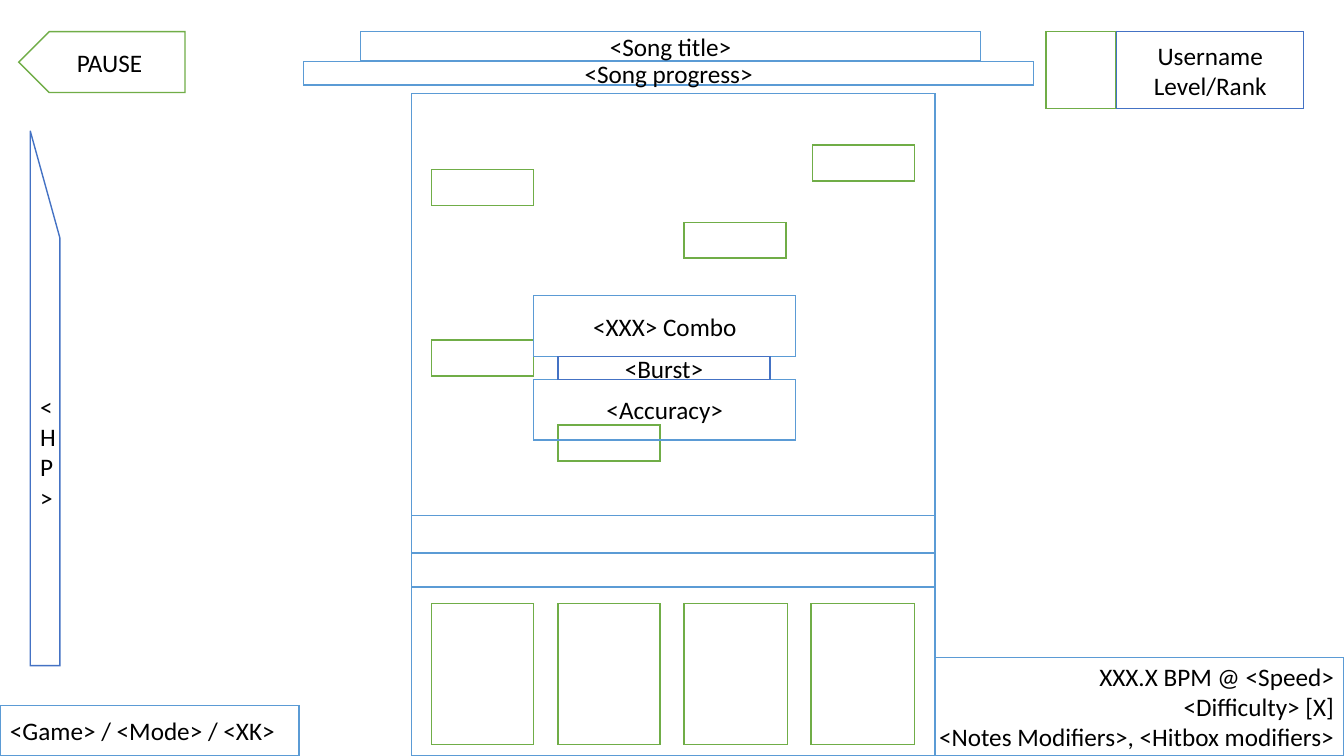
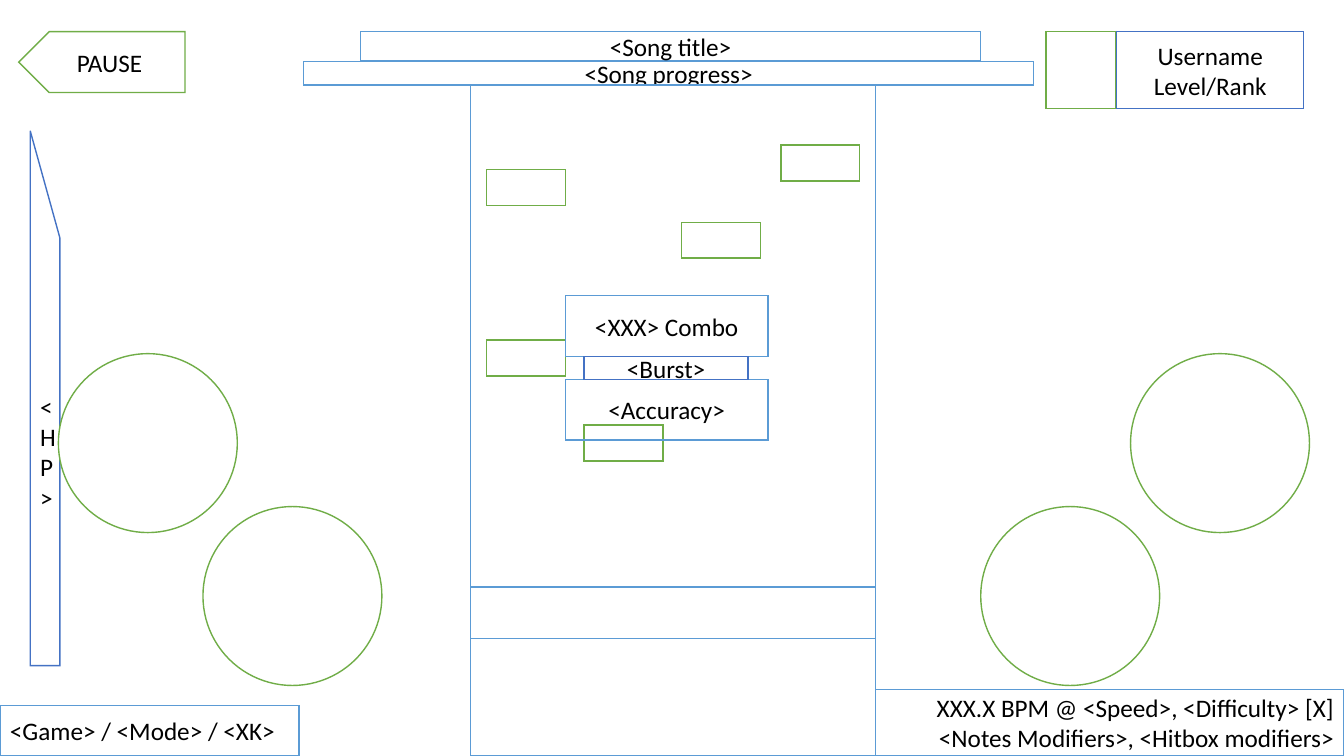
Before and after one commit to OliverMontor/beats2, a slide deck: slide 10 of beats2/Docs/Beats2 - Design Spec.pptx (slide 14 before the commit). Drawn at 1344x756 pixels with LibreOffice and Linux fonts; fonts in the diff are those of the drawing. Boxes give left, top, right and bottom in pixels: in the first picture for what was removed or moved away, otherwise in the second. Text is boxed around its words. In the diff, an @@ line names an element or a change of style, - is before the commit and + after.

```diff
--- a/beats2/Docs/Beats2 - Design Spec.pptx
+++ b/beats2/Docs/Beats2 - Design Spec.pptx
@@ rectangle: place and size @@
-rectangle at (411,93,936,587)
+rectangle at (471,85,876,756)
@@ rectangle: place and size @@
-rectangle at (813,145,914,181)
+rectangle at (781,145,860,181)
@@ rectangle: place and size @@
-rectangle at (432,169,533,206)
+rectangle at (487,169,566,206)
@@ rectangle: place and size @@
-rectangle at (685,222,786,258)
+rectangle at (682,222,760,258)
@@ rectangle "<XXX> Combo": place and size @@
-rectangle "<XXX> Combo" at (534,295,797,356)
+rectangle "<XXX> Combo" at (566,295,768,356)
@@ ellipse added at (58,354,238,533), fill #FFFFFF, outline #70AD47 1 pt @@
@@ rectangle: place and size @@
-rectangle at (432,340,533,376)
+rectangle at (487,340,566,376)
@@ rectangle "<Burst>": place and size @@
-rectangle "<Burst>" at (558,357,770,380)
+rectangle "<Burst>" at (584,357,748,380)
@@ ellipse added at (1131,354,1311,533), fill #FFFFFF, outline #70AD47 1 pt @@
@@ rectangle "<Accuracy>": place and size @@
-rectangle "<Accuracy>" at (534,379,797,440)
+rectangle "<Accuracy>" at (566,379,768,440)
@@ rectangle: place and size @@
-rectangle at (558,425,659,462)
+rectangle at (584,425,662,462)
@@ ellipse added at (203,507,382,687), fill #FFFFFF, outline #70AD47 1 pt @@
@@ ellipse added at (981,507,1160,687), fill #FFFFFF, outline #70AD47 1 pt @@
@@ rectangle removed at (411,588,936,756) @@
@@ rectangle: place and size @@
-rectangle at (411,516,936,554)
+rectangle at (471,587,876,638)
@@ rectangle removed at (432,604,533,745) @@
@@ rectangle removed at (558,604,659,745) @@
@@ rectangle removed at (685,604,788,745) @@
@@ rectangle removed at (812,604,915,745) @@
@@ rectangle "XXX.X BPM @ <Speed>, <Difficulty> ...": place and size @@
-rectangle "XXX.X BPM @ <Speed>, <Difficulty> ..." at (724,657,1344,755)
+rectangle "XXX.X BPM @ <Speed>, <Difficulty> ..." at (847,690,1344,755)
@@ text in rectangle at (937,698,1334,750): text changed @@
-XXX.X BPM @ <Speed>
-<Difficulty> [X]
-<Notes Modifiers>, <Hitbox modifiers>
+XXX.X BPM @ <Speed>, <Difficulty> [X]
+<Notes Modifiers>, <Hitbox modifiers>
```
Also in this commit, not shown: 17 other slides changed, 6 slides removed, 7 other files.
